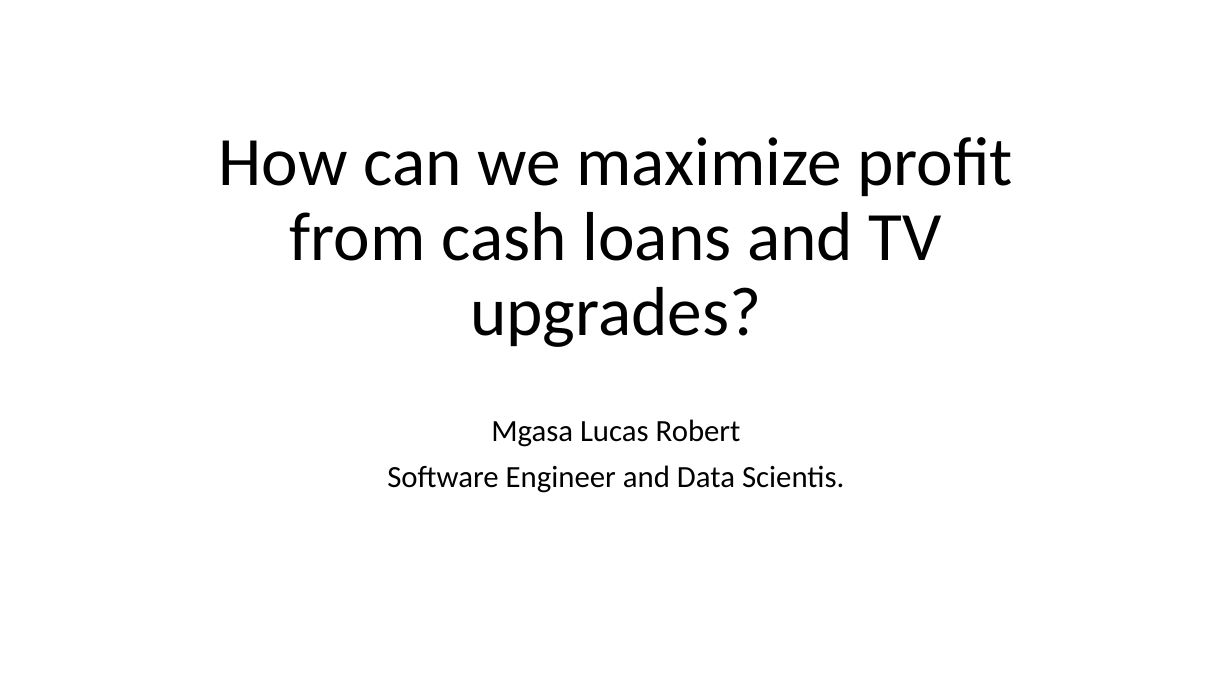
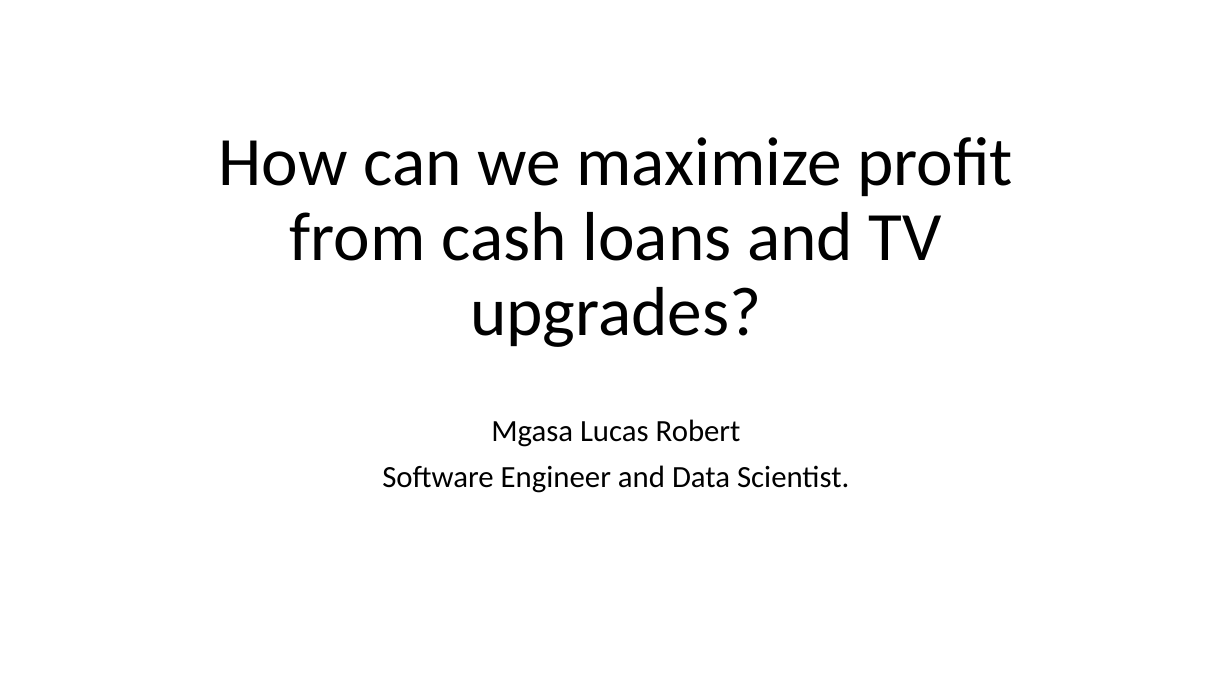
Before and after one commit to MGASALUCAS/credable-hackathon, a slide deck: slide 2 of revenue maximization.pptx (slide 1 before the commit). Drawn at 1232x693 pixels with LibreOffice and Linux fonts; fonts in the diff are those of the drawing. Boxes give left, top, right and bottom in pixels: in the first picture for what was removed or moved away, otherwise in the second. Text is boxed around its words. In the diff, an @@ line names an element or a change of style, - is before the commit and + after.

```diff
--- a/revenue maximization.pptx
+++ b/revenue maximization.pptx
@@ subtitle at box(382, 465, 849, 493): text changed @@
-Software Engineer and Data Scientis.
+Software Engineer and Data Scientist.
```
Also in this commit, not shown: 1 other slide changed, 2 slides added.
